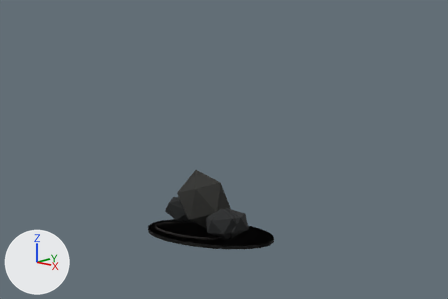
A saved change to the Blender file SourceAssets/Blender/Props/Giants/BloodAxe/CaveApproachMarkers/SM_GIA_BloodAxeLowThresholdCairn_A01/SM_GIA_BloodAxeLowThresholdCairn_A01.blend.
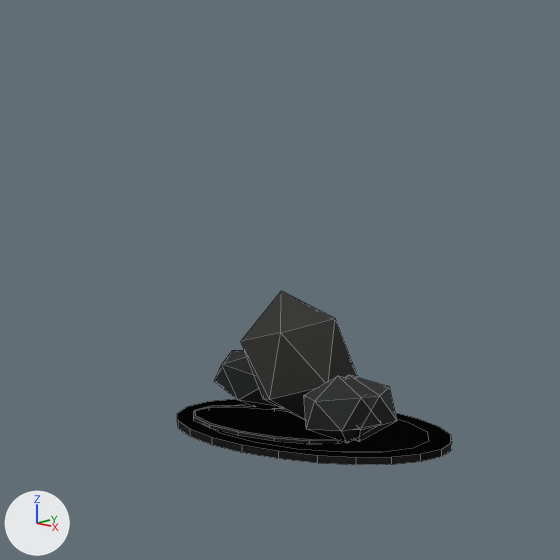
There are two pictures of each version: one from the file's camera 'Camera', one close up on the part from 15% to 72% of the width and 12% to 98% of the height. Lighting does not change. The marker at lower left points along +X, +Y and +Z. The last two pictures show the newer version. The close-ups show mesh edges as thin lines. The same objects are shown in both versions, whatever each file hides.

In view in the first close-up: 'LOD1_ApproachMarker_MudScuff', 'LOD1_ApproachMarker_Stone_SunkFootRight', 'LOD1_RitualGuidepost_AshMudBase', 'LOD1_RitualGuidepost_MudScuff', 'LOD1_RitualGuidepost_Stone_SunkFootLeft', 'LOD1_RitualGuidepost_Stone_SunkFootRight', 'LOD2_ApproachMarker_AshMudBase', 'LOD2_ApproachMarker_Stone_LeaningPrimary'.
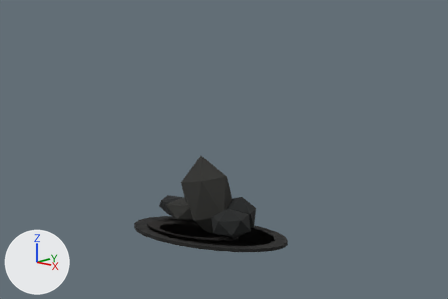
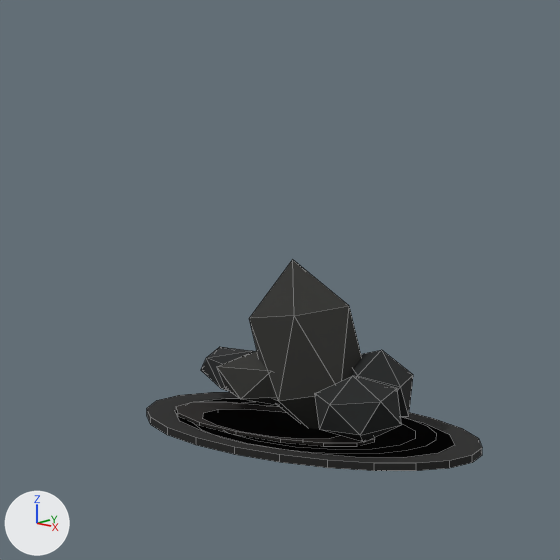
Changed parts and their boxes (x1, y1, x2, y2) in the close-ups (560 x 560 px):
'LOD2_ApproachMarker_Stone_LeaningPrimary', reshaped, moved (30% taller)
    before: (241, 291, 358, 421)
    after: (249, 260, 361, 429)
'LOD1_ApproachMarker_AshMudBase', rescaled (not visible before)
    after: (147, 392, 482, 471)
'LOD1_ApproachMarker_Stone_SunkFootRight', reshaped, moved (13% wider)
    before: (304, 376, 381, 443)
    after: (315, 376, 402, 442)
'LOD1_RitualGuidepost_Stone_SunkFootRight', reshaped
    before: (344, 375, 397, 442)
    after: (217, 350, 277, 405)
'LOD1_ApproachMarker_Stone_SunkFootLeft', reshaped, moved (not visible before)
    after: (352, 350, 413, 417)
'LOD1_RitualGuidepost_Stone_SunkFootLeft', reshaped (not visible afterwards)
    before: (214, 350, 280, 408)
'LOD2_ApproachMarker_Stone_SunkFootLeft', reshaped, moved (not visible before)
    after: (201, 347, 254, 391)
'LOD1_RitualGuidepost_AshMudBase', unchanged, covered by the edit
    before: (177, 399, 452, 465)
    after: (216, 405, 436, 454)
'LOD1_RitualGuidepost_MudScuff', unchanged, covered by the edit
    before: (194, 407, 342, 443)
    after: (203, 409, 339, 439)

Diff of the bpy script that builds the scene:
```diff
--- a/SourceAssets/Blender/Props/Giants/BloodAxe/CaveApproachMarkers/SM_GIA_BloodAxeLowThresholdCairn_A01/SM_GIA_BloodAxeLowThresholdCairn_A01.blend.py
+++ b/SourceAssets/Blender/Props/Giants/BloodAxe/CaveApproachMarkers/SM_GIA_BloodAxeLowThresholdCairn_A01/SM_GIA_BloodAxeLowThresholdCairn_A01.blend.py
@@ me_cylinder_002 @@
-me_cylinder_002.from_pydata(...)  # 44 vertices, 24 faces; spans x -123.0..123.0, y -83.0..83.0, z -3.0..3.0
+me_cylinder_002.from_pydata(...)  # 44 vertices, 24 faces; spans x -155.0..155.0, y -91.0..91.0, z -3.0..3.0
+# me_cylinder_002 part 1: the whole mesh is scaled about its middle by (1.26, 1.1, 1)
 me_cylinder_002.materials.append(mat_m_gia_bloodaxecairnvariants_vertexcolor_a01)
@@ me_icosphere_005 @@
-me_icosphere_005.from_pydata(...)  # 12 vertices, 20 faces; spans x -37.7..37.7, y -27.3..27.3, z -24.3..24.3
+me_icosphere_005.from_pydata(...)  # 12 vertices, 20 faces; spans x -37.5..37.5, y -26.4..26.4, z -29.9..29.9
+# me_icosphere_005 part 6: 12 of 12 vertices moved; they spanned x -37.7..37.7, y -27.3..27.3, z -24.3..24.3 and now span x -37.5..37.5, y -26.4..26.4, z -29.9..29.9; mean shift (0.0, 0.0, 0.0)
 me_icosphere_005.materials.append(mat_m_gia_bloodaxecairnvariants_vertexcolor_a01)
@@ me_icosphere_006 @@
-me_icosphere_006.from_pydata(...)  # 12 vertices, 20 faces; spans x -38.9..38.9, y -30.4..30.4, z -26.3..26.3
+me_icosphere_006.from_pydata(...)  # 12 vertices, 20 faces; spans x -44.9..44.9, y -33.4..33.4, z -26.3..26.3
+# me_icosphere_006 part 3: 12 of 12 vertices moved; they spanned x -38.9..38.9, y -30.4..30.4, z -26.3..26.3 and now span x -44.9..44.9, y -33.4..33.4, z -26.3..26.3; mean shift (0.0, 0.0, 0.0)
 me_icosphere_006.materials.append(mat_m_gia_bloodaxecairnvariants_vertexcolor_a01)
@@ me_icosphere_007 @@
-me_icosphere_007.from_pydata(...)  # 12 vertices, 20 faces; spans x -44.8..44.8, y -29.8..29.8, z -51.9..51.9
+me_icosphere_007.from_pydata(...)  # 12 vertices, 20 faces; spans x -45.5..45.5, y -31.0..31.0, z -71.4..71.4
+# me_icosphere_007 part 5: 12 of 12 vertices moved; they spanned x -44.8..44.8, y -29.8..29.8, z -51.9..51.9 and now span x -45.5..45.5, y -31.0..31.0, z -71.4..71.4; mean shift (0.0, 0.0, 0.0)
 me_icosphere_007.materials.append(mat_m_gia_bloodaxecairnvariants_vertexcolor_a01)
@@ me_icosphere_008 @@
-me_icosphere_008.from_pydata(...)  # 12 vertices, 20 faces; spans x -33.0..33.0, y -24.0..24.0, z -21.3..21.3
+me_icosphere_008.from_pydata(...)  # 12 vertices, 20 faces; spans x -36.7..36.7, y -25.3..25.3, z -19.0..19.0
+# me_icosphere_008 part 2: 12 of 12 vertices moved; they spanned x -33.0..33.0, y -24.0..24.0, z -21.3..21.3 and now span x -36.7..36.7, y -25.3..25.3, z -19.0..19.0; mean shift (0.0, 0.0, 0.0)
 me_icosphere_008.materials.append(mat_m_gia_bloodaxecairnvariants_vertexcolor_a01)
@@ me_icosphere_016 @@
-me_icosphere_016.from_pydata(...)  # 12 vertices, 20 faces; spans x -35.3..35.3, y -29.2..29.2, z -24.3..24.3
+me_icosphere_016.from_pydata(...)  # 12 vertices, 20 faces; spans x -32.9..32.9, y -23.1..23.1, z -26.2..26.2
+# me_icosphere_016 part 7: 12 of 12 vertices moved; they spanned x -35.3..35.3, y -29.2..29.2, z -24.3..24.3 and now span x -32.9..32.9, y -23.1..23.1, z -26.2..26.2; mean shift (0.0, 0.0, 0.0)
 me_icosphere_016.materials.append(mat_m_gia_bloodaxecairnvariants_vertexcolor_a01)
@@ me_icosphere_017 @@
-me_icosphere_017.from_pydata(...)  # 12 vertices, 20 faces; spans x -38.0..38.0, y -30.2..30.2, z -26.3..26.3
+me_icosphere_017.from_pydata(...)  # 12 vertices, 20 faces; spans x -55.3..55.3, y -30.7..30.7, z -25.1..25.1
+# me_icosphere_017 part 4: 12 of 12 vertices moved; they spanned x -38.0..38.0, y -30.2..30.2, z -26.3..26.3 and now span x -55.3..55.3, y -30.7..30.7, z -25.1..25.1; mean shift (0.0, 0.0, 0.0)
 me_icosphere_017.materials.append(mat_m_gia_bloodaxecairnvariants_vertexcolor_a01)
@@ ob_lod1_approachmarker_stone_sunkfootleft @@
 ob_lod1_approachmarker_stone_sunkfootleft = bpy.data.objects.new('LOD1_ApproachMarker_Stone_SunkFootLeft', me_icosphere_005)
-ob_lod1_approachmarker_stone_sunkfootleft.location = (-69.1, 31.4, 30.0)
+ob_lod1_approachmarker_stone_sunkfootleft.location = (44.9, 22.4, 42.0)
@@ ob_lod1_approachmarker_stone_sunkfootright @@
 ob_lod1_approachmarker_stone_sunkfootright = bpy.data.objects.new('LOD1_ApproachMarker_Stone_SunkFootRight', me_icosphere_006)
-ob_lod1_approachmarker_stone_sunkfootright.location = (55.4, -27.9, 34.0)
+ob_lod1_approachmarker_stone_sunkfootright.location = (69.7, -25.4, 36.0)
@@ ob_lod2_approachmarker_stone_leaningprimary @@
 ob_lod2_approachmarker_stone_leaningprimary = bpy.data.objects.new('LOD2_ApproachMarker_Stone_LeaningPrimary', me_icosphere_007)
-ob_lod2_approachmarker_stone_leaningprimary.location = (-17.9, 1.9, 58.0)
+ob_lod2_approachmarker_stone_leaningprimary.location = (-6.0, -0.3, 66.0)
@@ ob_lod2_approachmarker_stone_sunkfootleft @@
 ob_lod2_approachmarker_stone_sunkfootleft = bpy.data.objects.new('LOD2_ApproachMarker_Stone_SunkFootLeft', me_icosphere_008)
-ob_lod2_approachmarker_stone_sunkfootleft.location = (-69.1, 31.4, 30.0)
+ob_lod2_approachmarker_stone_sunkfootleft.location = (-101.1, 32.8, 28.0)
```
